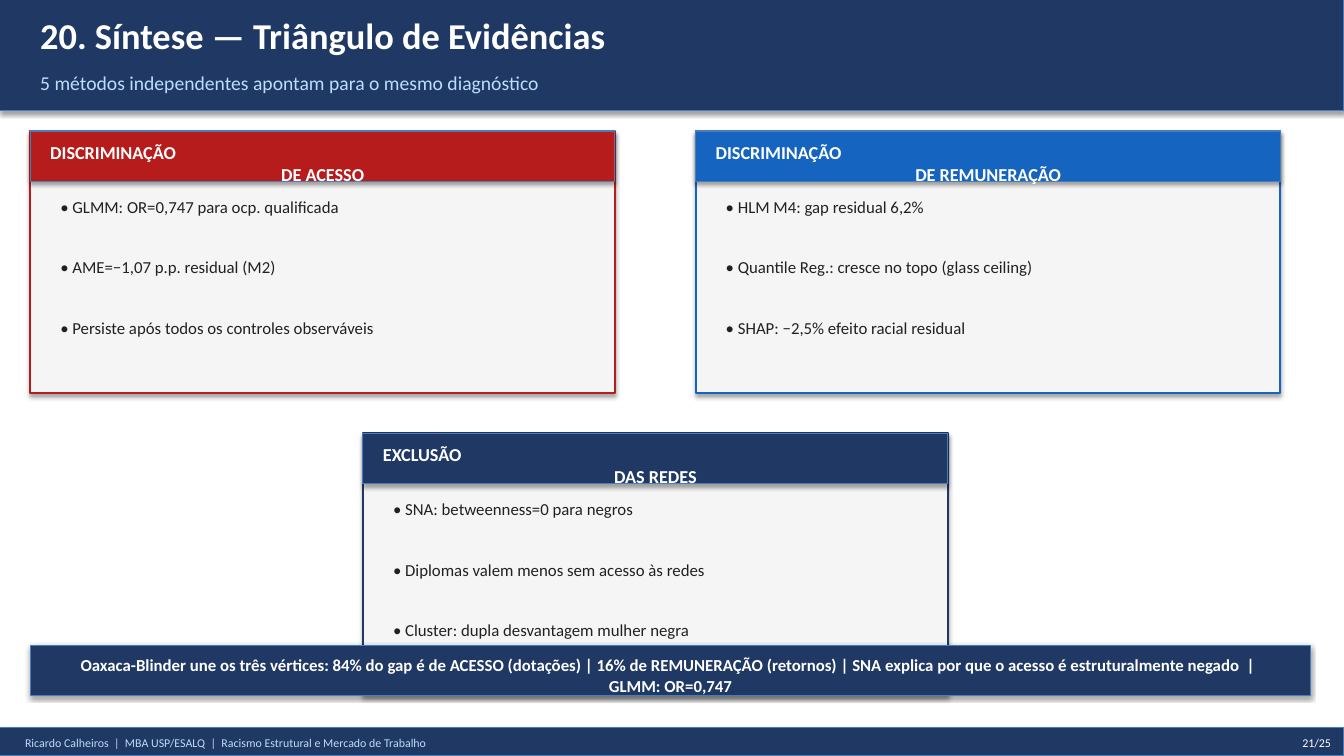
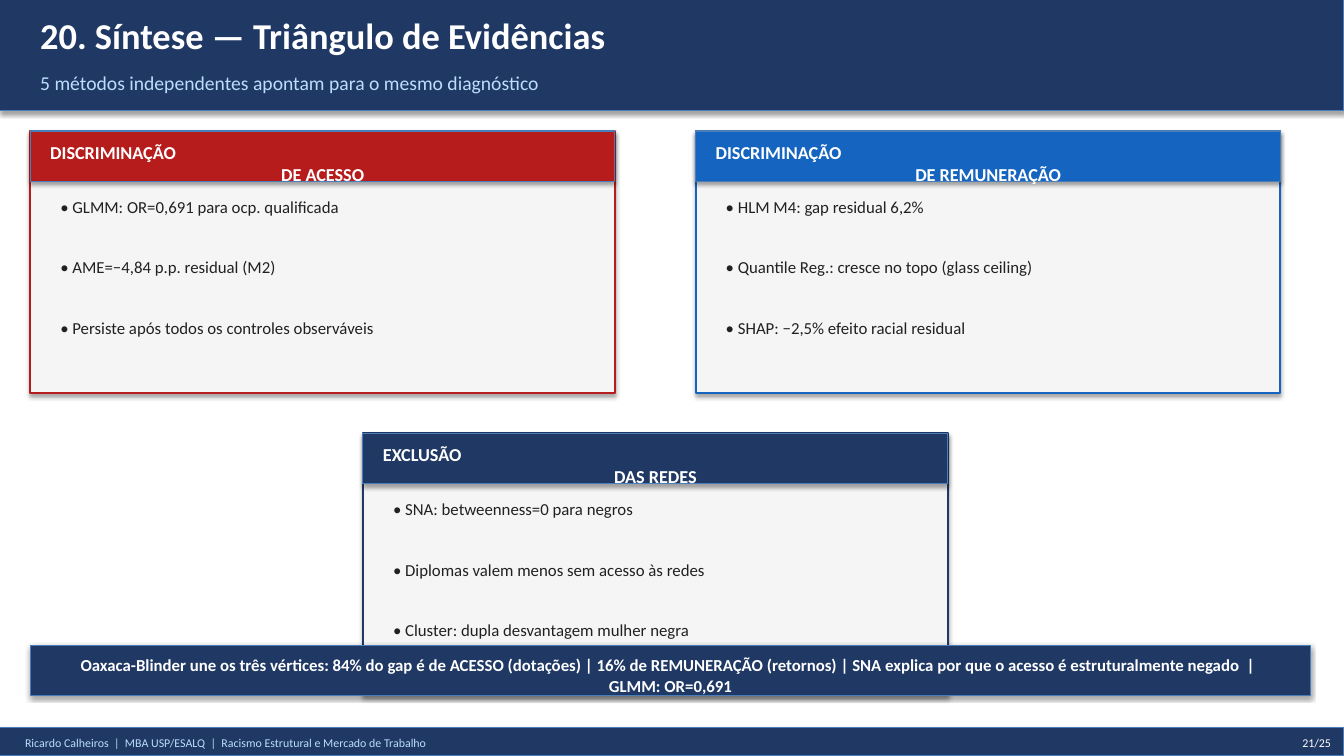
Before and after one commit to rickinrj-ux/ProjetoRacismoPNAD, a slide deck: slide 21 of apresentacao_tcc.pptx. Drawn at 1344x756 pixels with LibreOffice and Linux fonts; fonts in the diff are those of the drawing. Boxes give left, top, right and bottom in pixels: in the first picture for what was removed or moved away, otherwise in the second. Text is boxed around its words. In the diff, an @@ line names an element or a change of style, - is before the commit and + after.

```diff
--- a/apresentacao_tcc.pptx
+++ b/apresentacao_tcc.pptx
@@ text at bbox=[72, 201, 338, 216]: text changed @@
-• GLMM: OR=0,747 para ocp. qualificada
+• GLMM: OR=0,691 para ocp. qualificada
@@ text at bbox=[72, 261, 275, 276]: text changed @@
-• AME=−1,07 p.p. residual (M2)
+• AME=−4,84 p.p. residual (M2)
@@ text at bbox=[81, 658, 1239, 696]: text changed @@
-Oaxaca-Blinder une os três vértices: 84% do gap é de ACESSO (dotações) | 16% de REMUNERAÇÃO (retornos) | SNA explica por que o acesso é estruturalmente negado | GLMM: OR=0,747
+Oaxaca-Blinder une os três vértices: 84% do gap é de ACESSO (dotações) | 16% de REMUNERAÇÃO (retornos) | SNA explica por que o acesso é estruturalmente negado | GLMM: OR=0,691
```
Also in this commit, not shown: 4 other slides changed, 14 other files.
